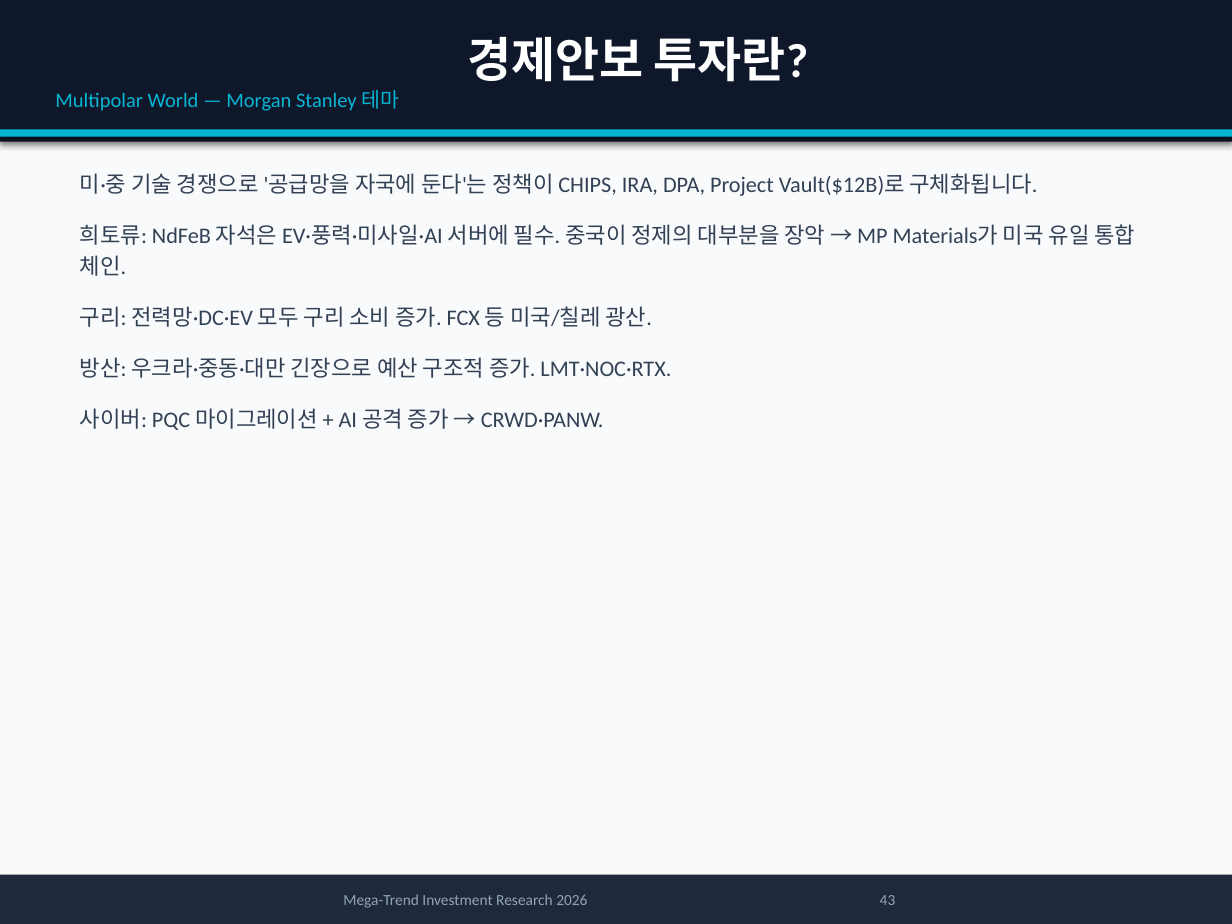
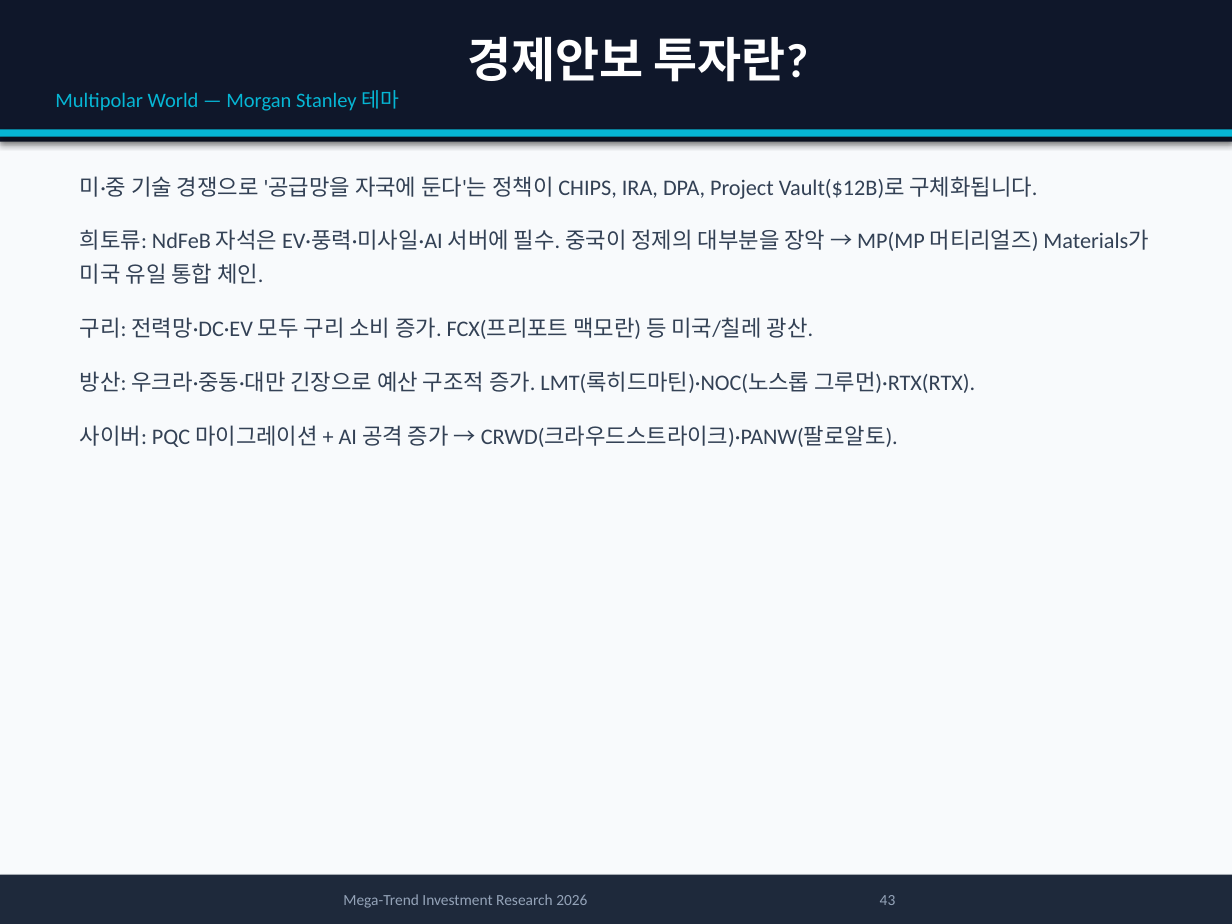
Before and after one commit to yskkkk/Stock, a slide deck: slide 43 of reports/megatrend-investment-report-2026.pptx. Drawn at 1232x924 pixels with LibreOffice and Linux fonts; fonts in the diff are those of the drawing. Boxes give left, top, right and bottom in pixels: in the first picture for what was removed or moved away, otherwise in the second. Text is boxed around its words. In the diff, an @@ line names an element or a change of style, - is before the commit and + after.

```diff
--- a/reports/megatrend-investment-report-2026.pptx
+++ b/reports/megatrend-investment-report-2026.pptx
@@ text at (x1=80, y1=176, x2=1037, y2=199): line spacing 1.15 to 1.25 @@
@@ text at (x1=80, y1=229, x2=1148, y2=447): text changed @@
-희토류: NdFeB 자석은 EV·풍력·미사일·AI 서버에 필수. 중국이 정제의 대부분을 장악 → MP Materials가 미국 유일 통합 체인.
-구리: 전력망·DC·EV 모두 구리 소비 증가. FCX 등 미국/칠레 광산.
-방산: 우크라·중동·대만 긴장으로 예산 구조적 증가. LMT·NOC·RTX.
-사이버: PQC 마이그레이션 + AI 공격 증가 → CRWD·PANW.
+희토류: NdFeB 자석은 EV·풍력·미사일·AI 서버에 필수. 중국이 정제의 대부분을 장악 → MP(MP 머티리얼즈) Materials가 미국 유일 통합 체인.
+구리: 전력망·DC·EV 모두 구리 소비 증가. FCX(프리포트 맥모란) 등 미국/칠레 광산.
+방산: 우크라·중동·대만 긴장으로 예산 구조적 증가. LMT(록히드마틴)·NOC(노스롭 그루먼)·RTX(RTX).
+사이버: PQC 마이그레이션 + AI 공격 증가 → CRWD(크라우드스트라이크)·PANW(팔로알토).
```
Also in this commit, not shown: 30 other slides changed, 1 other file.
